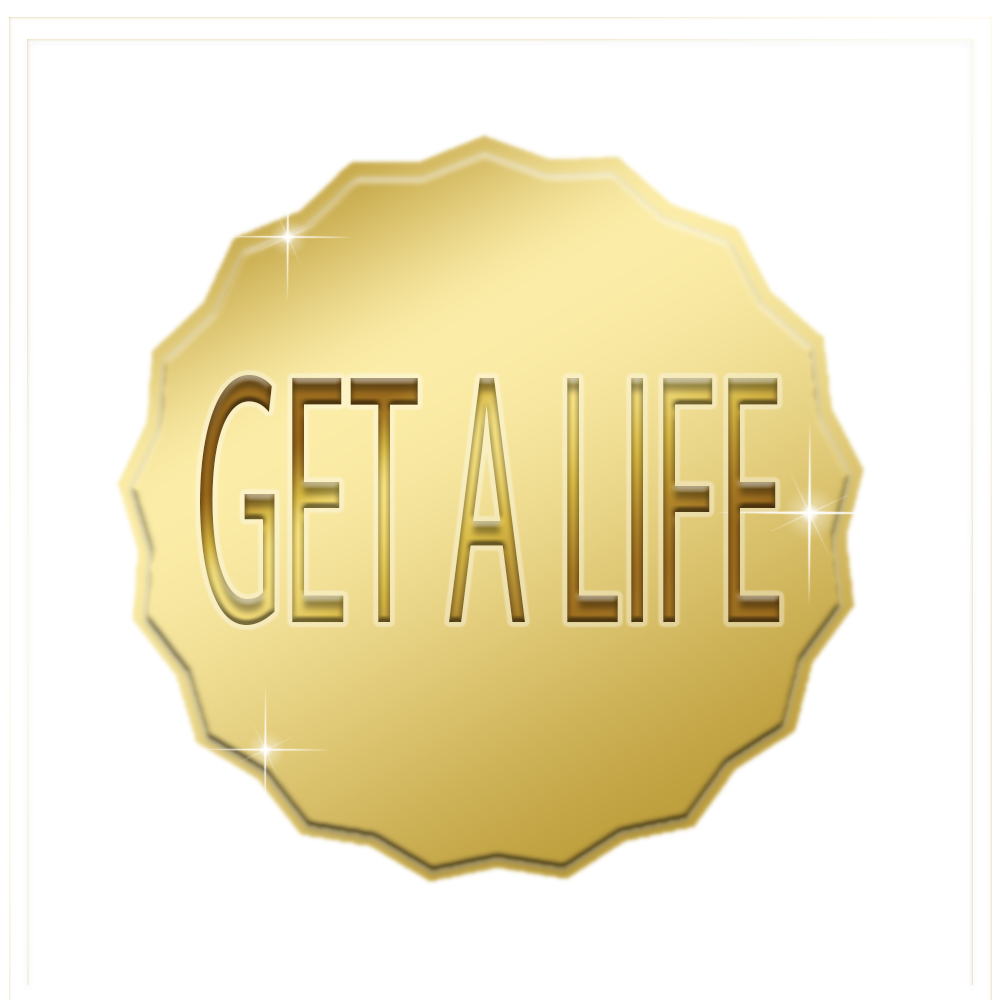
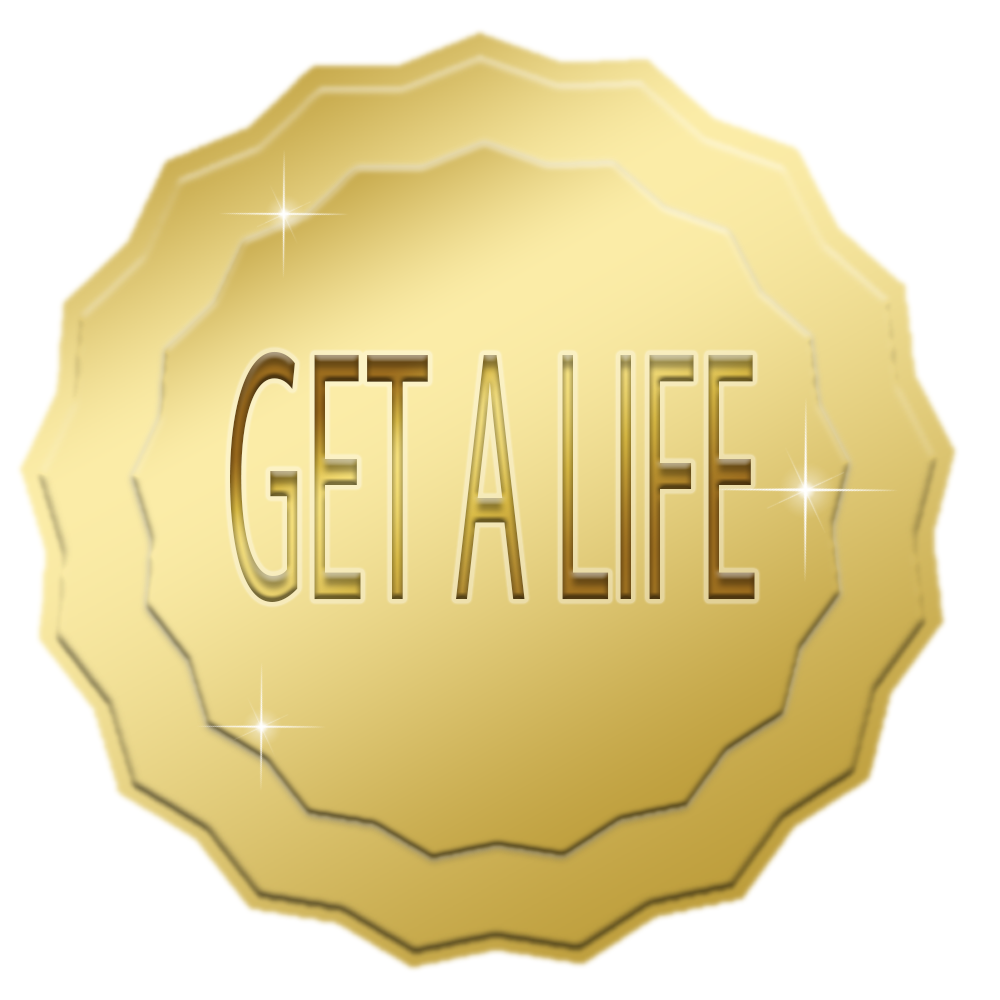
Revision of a layered 1000×1000 image; what changed, layer by layer:
painted on "GET A LIFE" over [200, 351, 780, 625]
added layer "Layer 3" above "Layer 1 copy" over [196, 149, 899, 791]
added layer "Layer 1 copy" (1st of 2) (lighten) above "Layer 2" over [127, 137, 854, 863]
painted on "Layer 2" over [16, 28, 961, 973]
hid "Layer 1 copy" (2nd of 2) over [27, 39, 973, 985]
hid "Layer 1" over [9, 17, 992, 1000]
